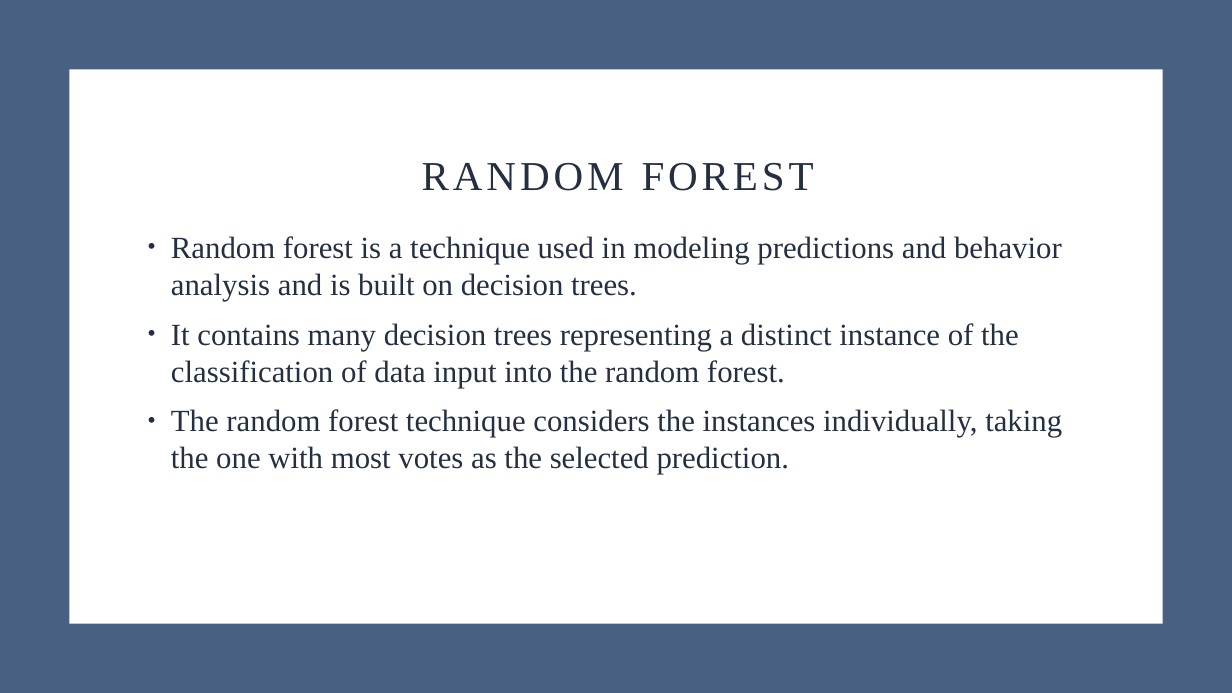
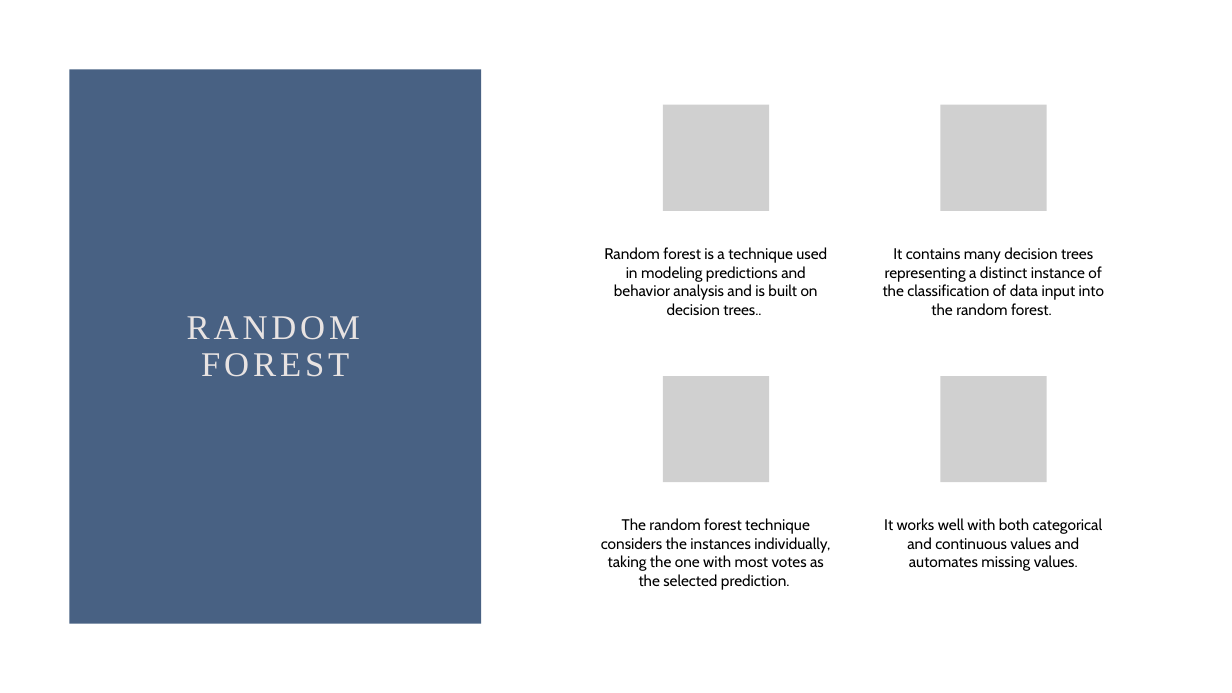
Before and after one commit to dsaulsb1/Fraud-Project, a slide deck: slide 14 of FraudProject2021.pptx. Drawn at 1232x693 pixels with LibreOffice and Linux fonts; fonts in the diff are those of the drawing; grey boxes stand for pictures. Boxes give left, top, right and bottom in pixels: in the first picture for what was removed or moved away, otherwise in the second. Text is boxed around its words. In the diff, an @@ line names an element or a change of style, - is before the commit and + after.

```diff
--- a/FraudProject2021.pptx
+++ b/FraudProject2021.pptx
@@ rectangle: place and size @@
-rectangle at (0,0,1232,693)
+rectangle at (69,69,482,624)
@@ rectangle removed at (69,69,1163,624) @@
@@ title "RANDOM FOREST": place and size @@
-title "RANDOM FOREST" at (422,163,814,191)
+title "RANDOM FOREST" at (187,316,360,377)
@@ title "RANDOM FOREST" at (187,316,360,377): size 32 to 27 pt, text colour #243041 to #E8E3E2; vertical alignment bottom to middle @@
@@ text removed at (171,236,1062,474) @@
-• Random forest is a technique used in modeling predictions and behavior analysis and is built on decision trees.
-• It contains many decision trees representing a distinct instance of the classification of data input into the random forest.
-• The random forest technique considers the instances individually, taking the one with most votes as the selected prediction.
@@ group added at (601,104,1104,590): 4 pictures, 4 texts @@
+Random forest is a technique used in modeling predictions and behavior analysis and is built on decision trees..
+It contains many decision trees representing a distinct instance of the classification of data input into the random forest.
+The random forest technique considers the instances individually, taking the one with most votes as the selected prediction.
+It works well with both categorical and continuous values and automates missing values.
```
Also in this commit, not shown: 32 other slides changed, 14 slides added, 5 slides removed.
